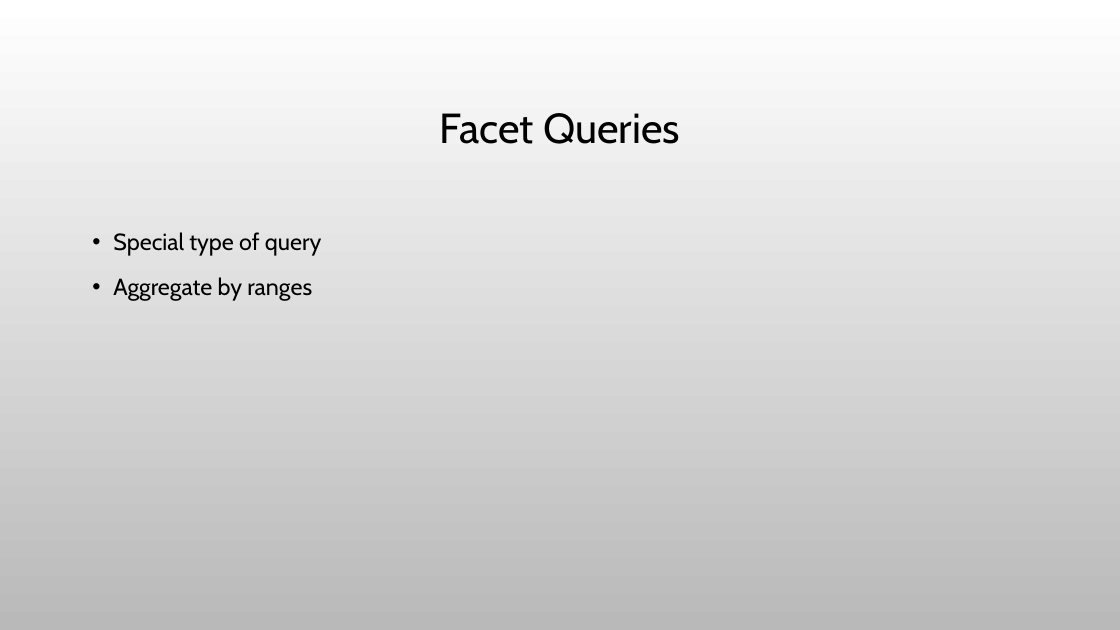
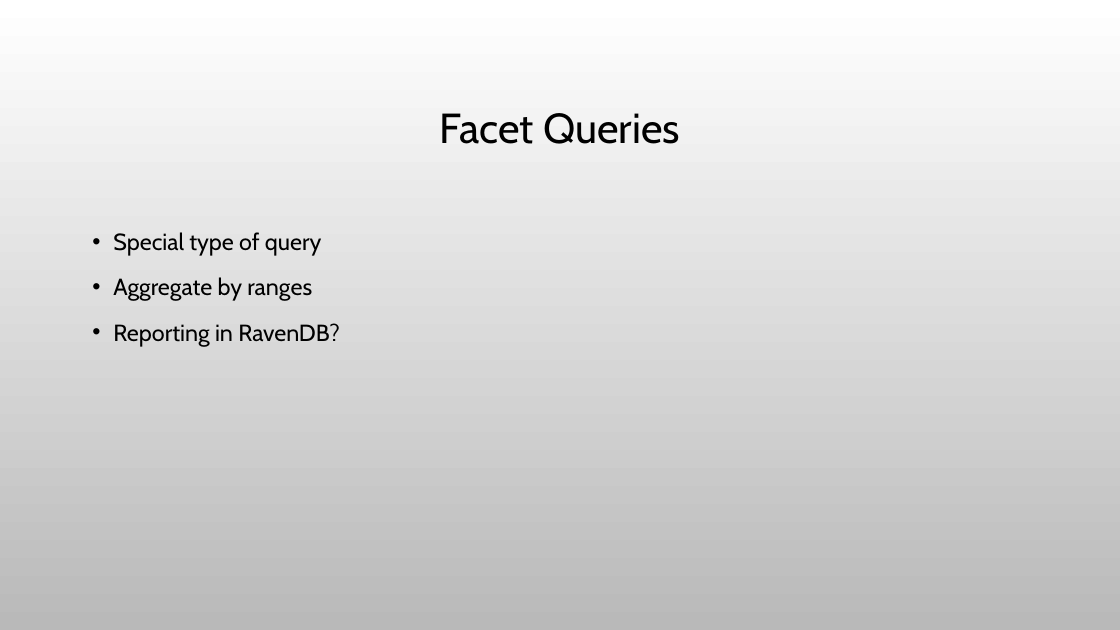
Before and after one commit to myarichuk/SeminarStuff, a slide deck: slide 4 of Presentations/Advanced Topics.pptx. Drawn at 1120x630 pixels with LibreOffice and Linux fonts; fonts in the diff are those of the drawing; background and template pictures are left out. Boxes give left, top, right and bottom in pixels: in the first picture for what was removed or moved away, otherwise in the second. Text is boxed around its words. In the diff, an @@ line names an element or a change of style, - is before the commit and + after.

```diff
--- a/Presentations/Advanced Topics.pptx
+++ b/Presentations/Advanced Topics.pptx
@@ text at (113, 323, 340, 347): paragraph added @@
+• Reporting in RavenDB?
```
Also in this commit, not shown: 2 slides added, 1 other file.
